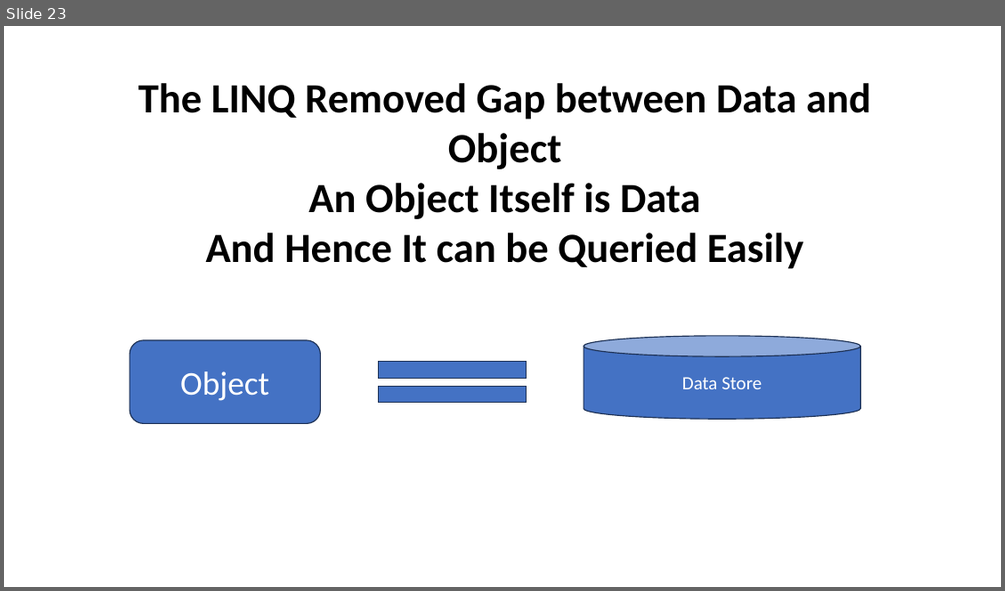
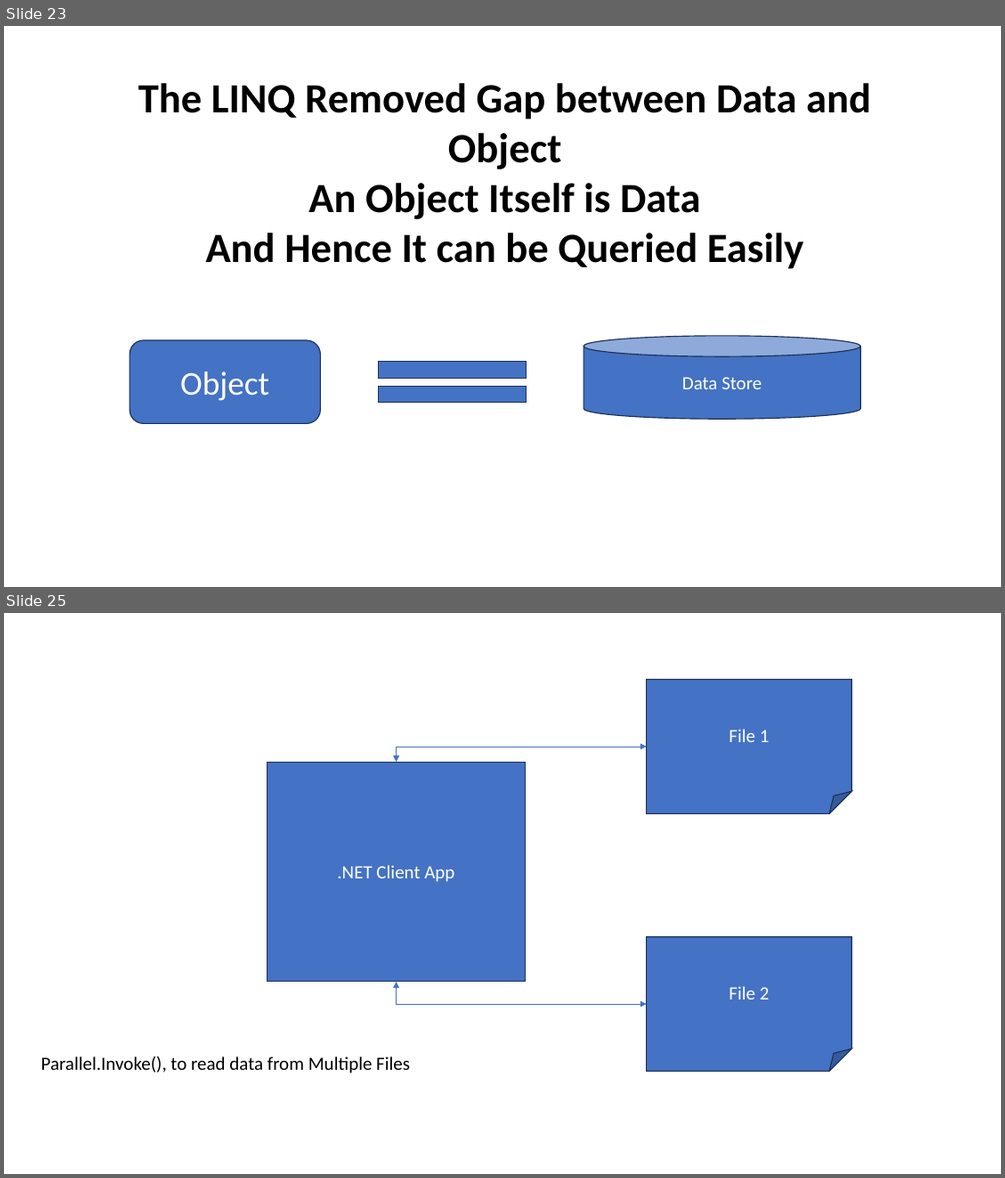
Before and after one commit to maheshsabnis/capita_sept_2023_Oct, a slide deck: Images.pptx. Shown one above the other, each under a label of ours: slide 23 before the commit, slides 23 and 25 after it; the slides between them are not shown. The pictures are 1005x591 and 1005x1178 pixels, drawn with LibreOffice and Linux fonts; fonts in the diff are those of the drawing. Boxes give left, top, right and bottom in pixels: in the first picture for what was removed or moved away, otherwise in the second. Text is boxed around its words. In the diff, an @@ line names an element or a change of style, - is before the commit and + after.

```diff
--- a/Images.pptx
+++ b/Images.pptx
@@ slide 25 added at bbox=[4, 613, 1001, 1174], background #FFFFFF @@
@@ folded corner added at bbox=[647, 680, 851, 814], fill #4472C4, outline #1E3256 1 pt, 18 pt, text #FFFFFF @@
+File 1
@@ rectangle added at bbox=[267, 762, 526, 981], fill #4472C4, outline #1E3256 1 pt, 18 pt, text #FFFFFF @@
+.NET Client App
@@ elbow double arrow added from (396, 762) to (647, 747), #4472C4 0.5 pt @@
@@ folded corner added at bbox=[647, 937, 851, 1071], fill #4472C4, outline #1E3256 1 pt, 18 pt, text #FFFFFF @@
+File 2
@@ elbow double arrow added from (396, 981) to (647, 1004), #4472C4 0.5 pt @@
@@ text added at bbox=[41, 1056, 410, 1073], 18 pt, text #000000 @@
+Parallel.Invoke(), to read data from Multiple Files
```
Also in this commit, not shown: 1 other slide added, 1 slide removed, 15 other files.
